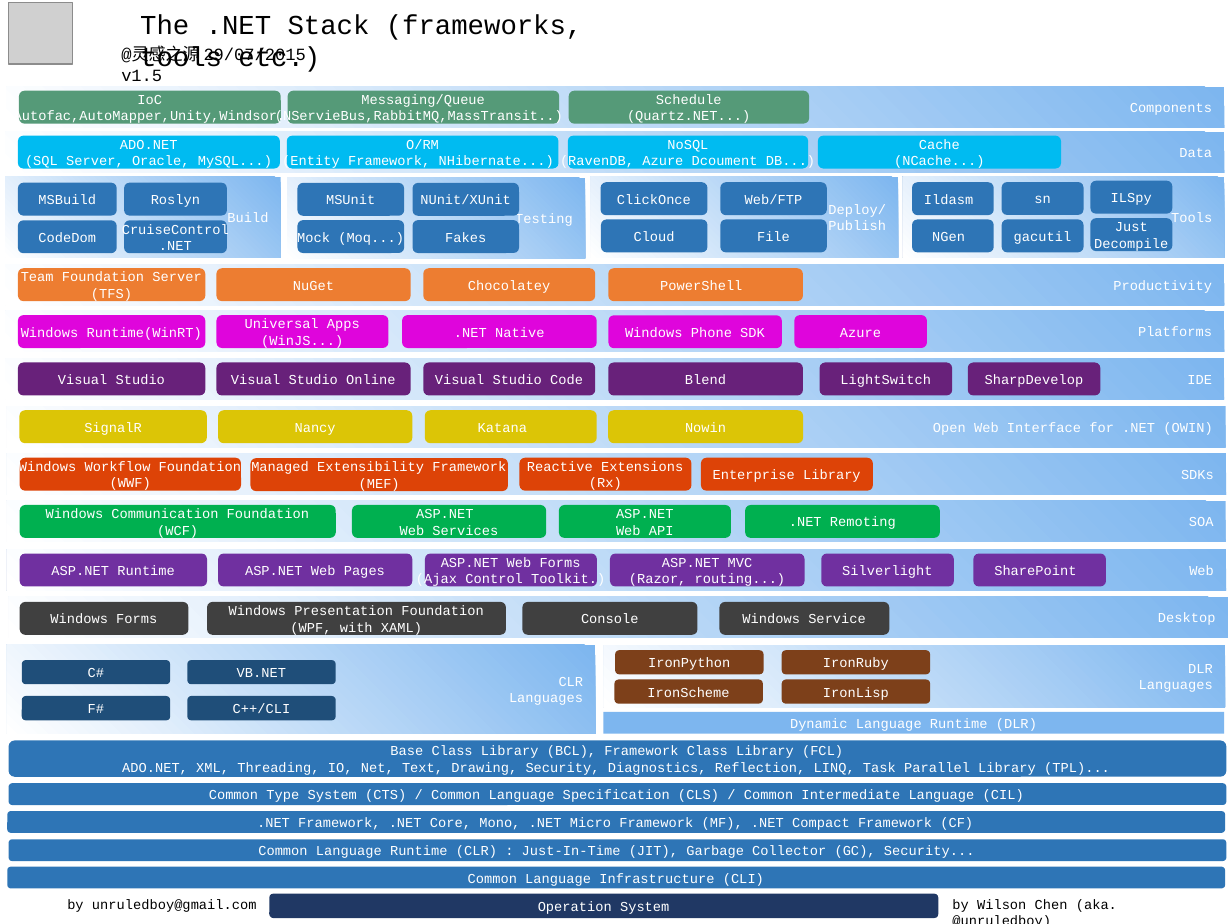
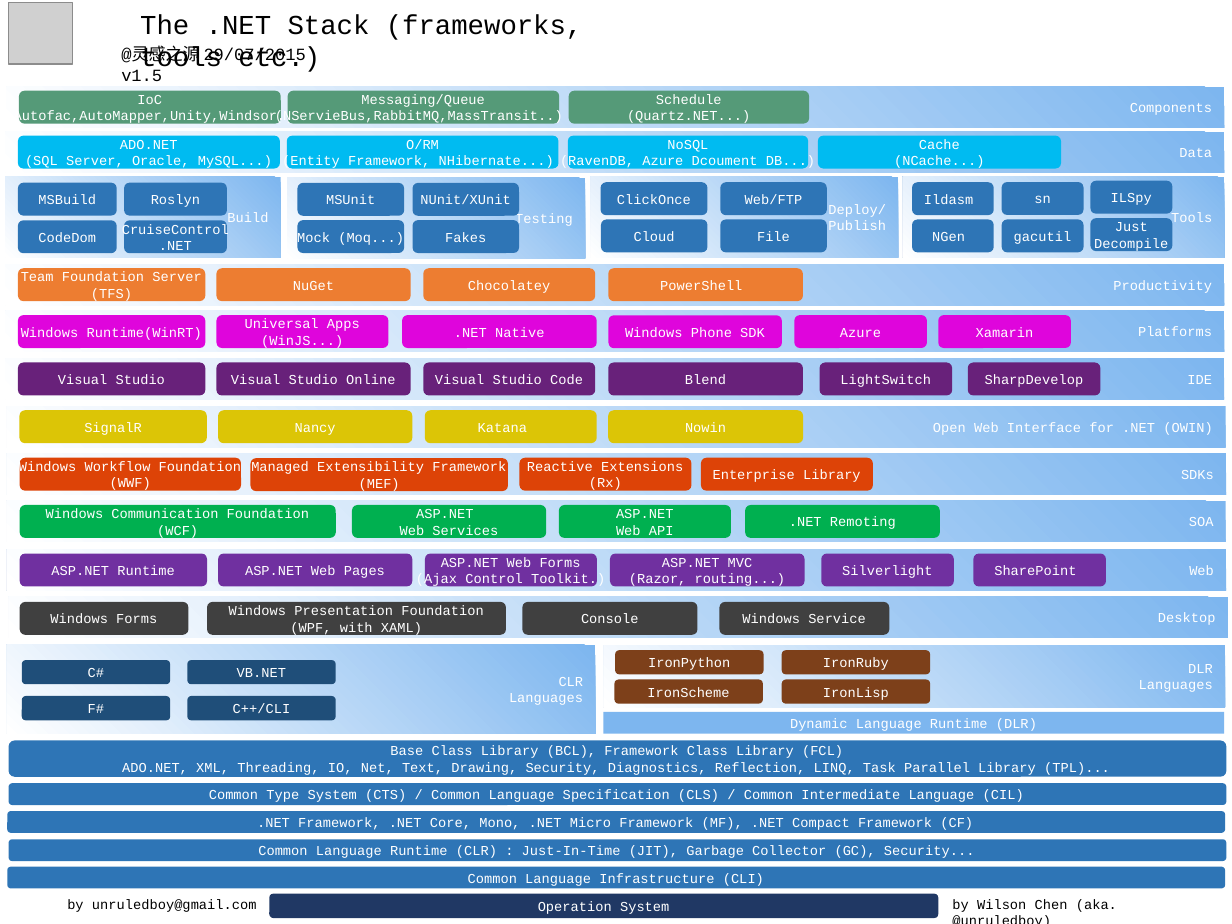
Before and after one commit to unruledboy/DotNetStack, a slide deck: slide 1 of v1.5/Net Stack v1.5.ppt. Drawn at 1232x924 pixels with LibreOffice and Linux fonts; fonts in the diff are those of the drawing; grey boxes stand for pictures. Boxes give left, top, right and bottom in pixels: in the first picture for what was removed or moved away, otherwise in the second. Text is boxed around its words. In the diff, an @@ line names an element or a change of style, - is before the commit and + after.

Commit message:
added xamarin

```diff
--- a/v1.5/Net Stack v1.5.ppt
+++ b/v1.5/Net Stack v1.5.ppt
@@ rounded rectangle added at bbox=[939, 315, 1072, 349], fill #DF05DC, 8 pt, text #FFFFFF @@
+Xamarin
```
